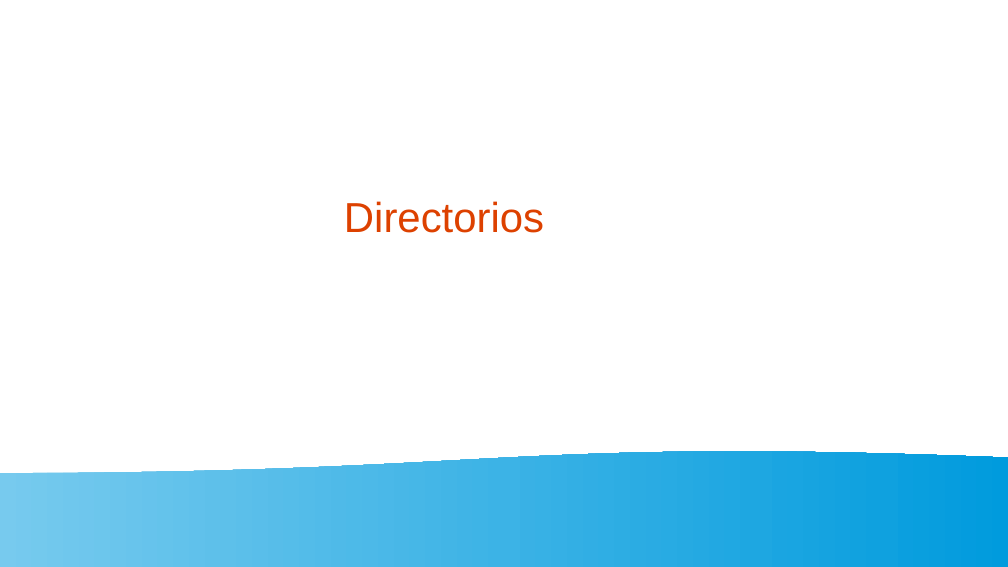
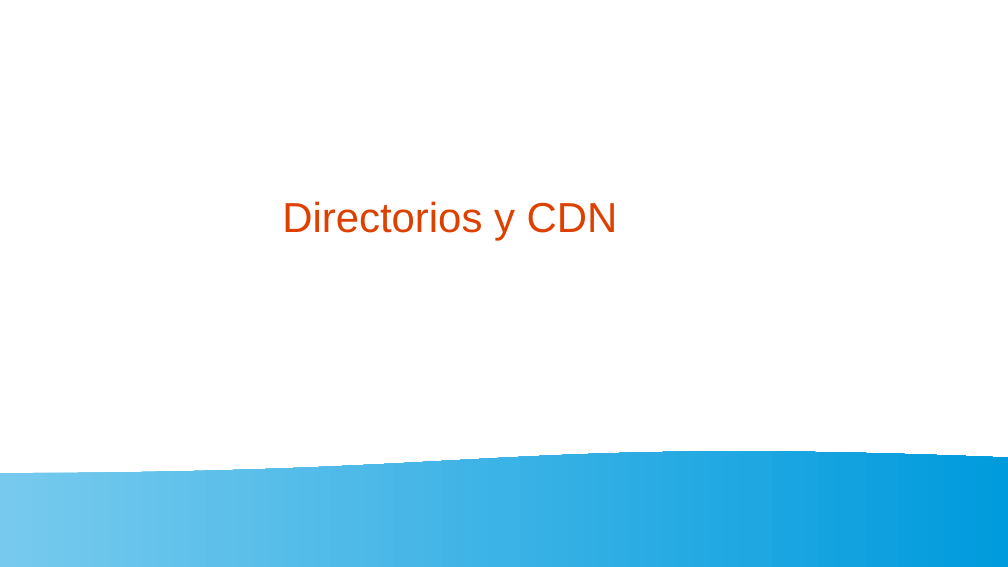
Before and after one commit to gaizkamg/HTML-CSS-Entregable, a slide deck: slide 1 of Presentacion/Directorios.odp. Drawn at 1008x567 pixels with LibreOffice and Linux fonts; fonts in the diff are those of the drawing. Boxes give left, top, right and bottom in pixels: in the first picture for what was removed or moved away, otherwise in the second. Text is boxed around its words. In the diff, an @@ line names an element or a change of style, - is before the commit and + after.

Commit message:
update presentacion directorios y cdn

```diff
--- a/Presentacion/Directorios.odp
+++ b/Presentacion/Directorios.odp
@@ title at [282, 201, 618, 241]: text changed @@
-Directorios
+Directorios y CDN
```
Also in this commit, not shown: 6 slides added.
